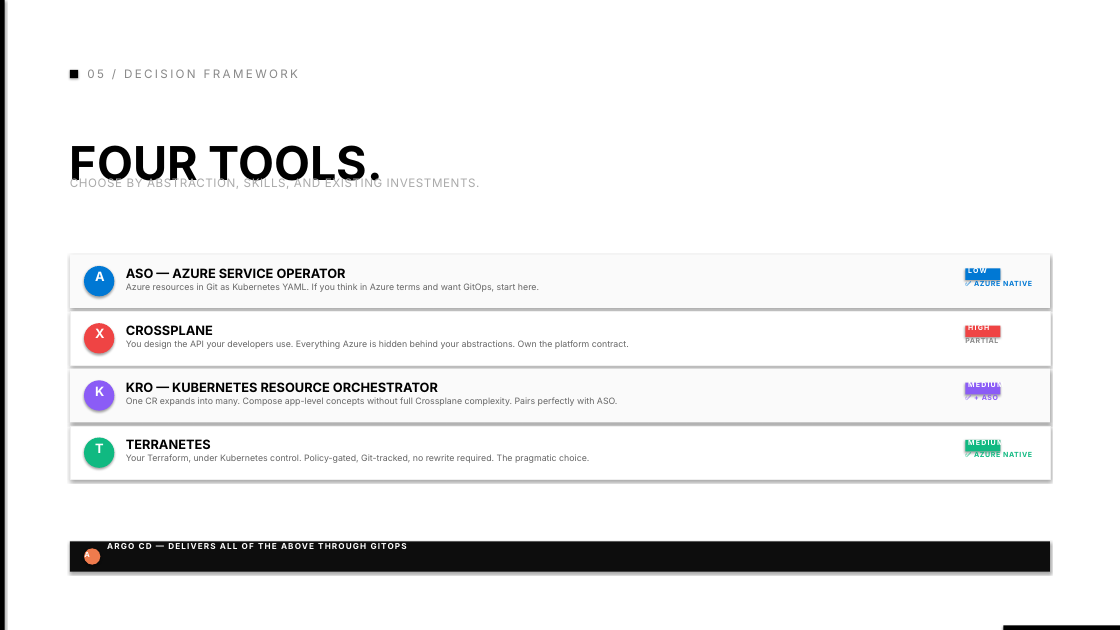
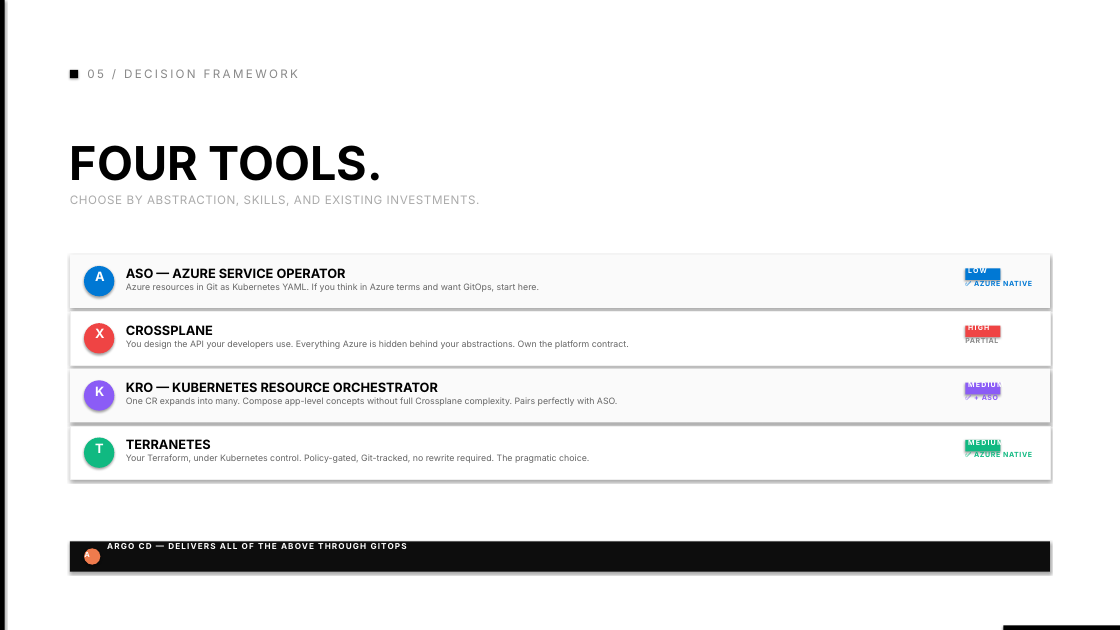
Before and after one commit to Geertvdc/platformengineering-talk, a slide deck: slide 26 of presentation.pptx. Drawn at 1120x630 pixels with LibreOffice and Linux fonts; fonts in the diff are those of the drawing. Boxes give left, top, right and bottom in pixels: in the first picture for what was removed or moved away, otherwise in the second. Text is boxed around its words. In the diff, an @@ line names an element or a change of style, - is before the commit and + after.

```diff
--- a/presentation.pptx
+++ b/presentation.pptx
@@ text "CHOOSE BY ABSTRACTION, SKILLS, AND ...": place and size @@
-text "CHOOSE BY ABSTRACTION, SKILLS, AND ..." at [70,177,480,189]
+text "CHOOSE BY ABSTRACTION, SKILLS, AND ..." at [70,195,480,206]
```
Also in this commit, not shown: 1 other slide changed, 1 other file.
